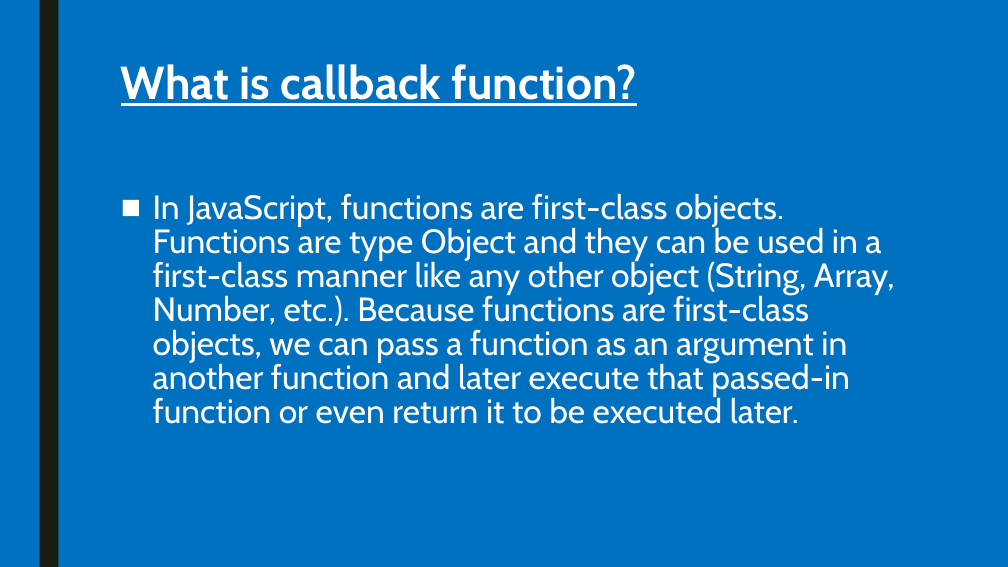
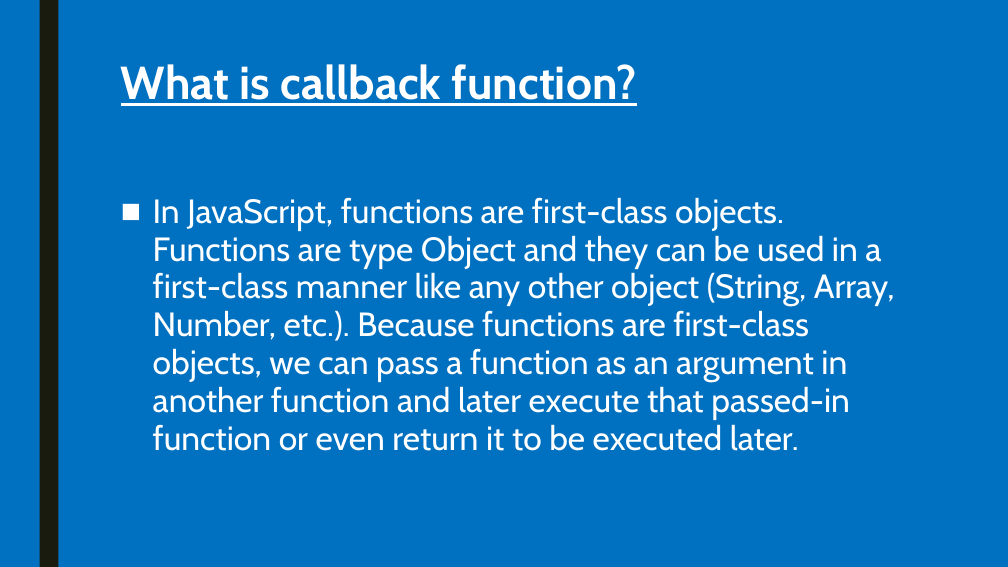
Before and after one commit to pkyurkchiev/mean-stack, a slide deck: slide 14 of presentations/nodeJS.pptx. Drawn at 1008x567 pixels with LibreOffice and Linux fonts; fonts in the diff are those of the drawing. Boxes give left, top, right and bottom in pixels: in the first picture for what was removed or moved away, otherwise in the second. Text is boxed around its words. In the diff, an @@ line names an element or a change of style, - is before the commit and + after.

```diff
--- a/presentations/nodeJS.pptx
+++ b/presentations/nodeJS.pptx
@@ text "In JavaScript, functions are first-class ..." at (153,197,895,451): line spacing 0.84 to 0.94 @@
```
Also in this commit, not shown: 1 other slide changed, 12 other files.
